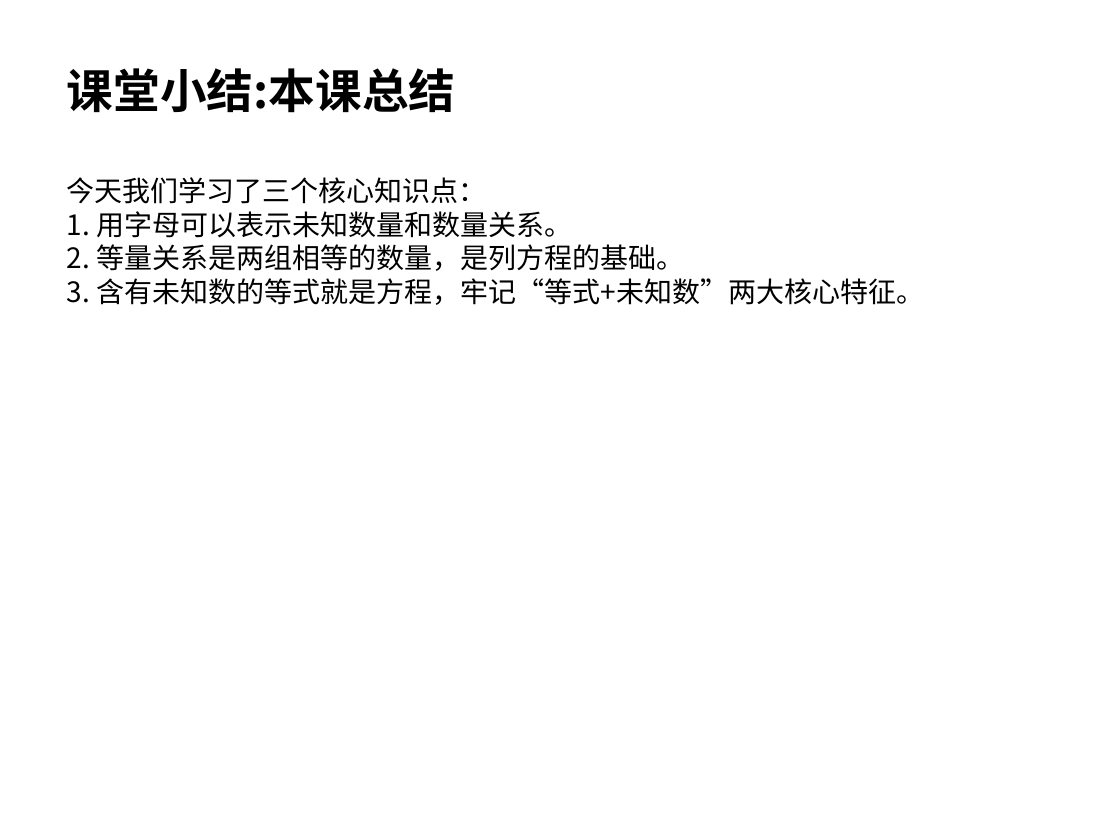
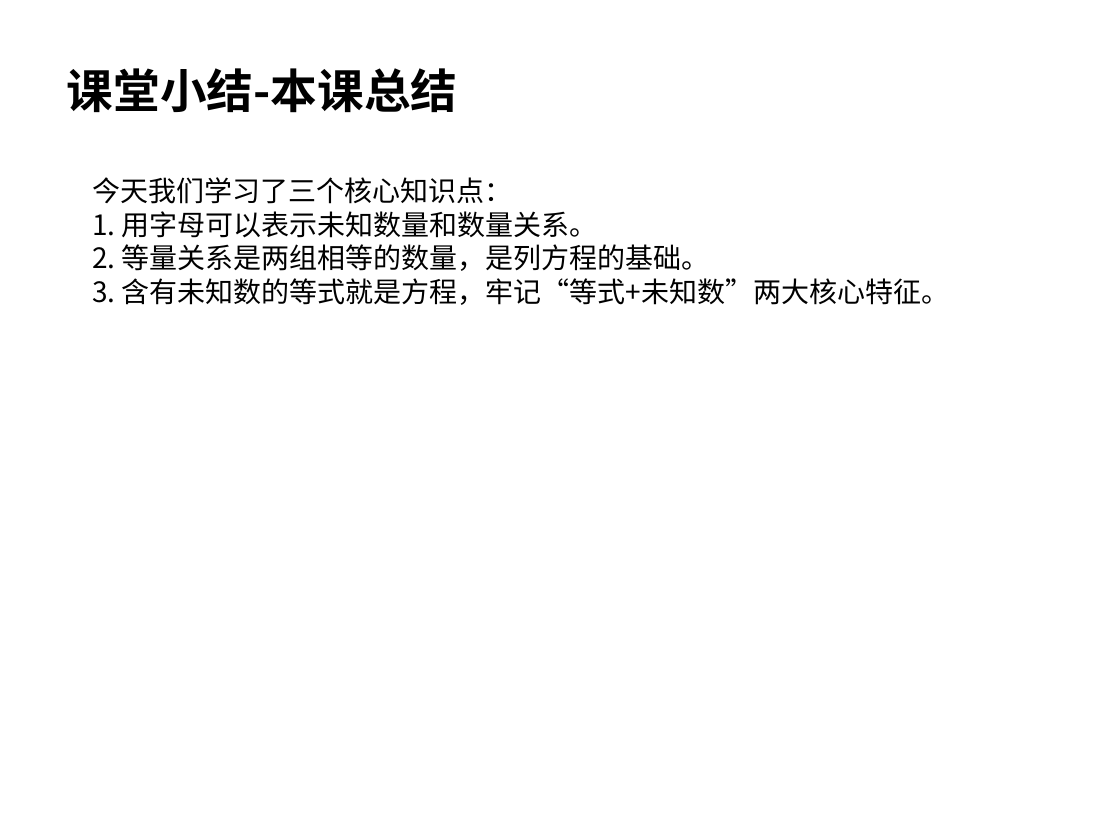
Before and after one commit to lgh00/Json_to_ppt_converter, a slide deck: slide 8 of 方程的导入.pptx. Drawn at 1120x840 pixels with LibreOffice and Linux fonts; fonts in the diff are those of the drawing. Boxes give left, top, right and bottom in pixels: in the first picture for what was removed or moved away, otherwise in the second. Text is boxed around its words. In the diff, an @@ line names an element or a change of style, - is before the commit and + after.

```diff
--- a/方程的导入.pptx
+++ b/方程的导入.pptx
@@ text at box(67, 68, 458, 113): text changed @@
-课堂小结:本课总结
+课堂小结-本课总结
@@ text "今天我们学习了三个核心知识点：": place and size @@
-text "今天我们学习了三个核心知识点：" at box(67, 177, 925, 305)
+text "今天我们学习了三个核心知识点：" at box(92, 177, 950, 305)
```
Also in this commit, not shown: 7 other slides changed, 3 other files.
